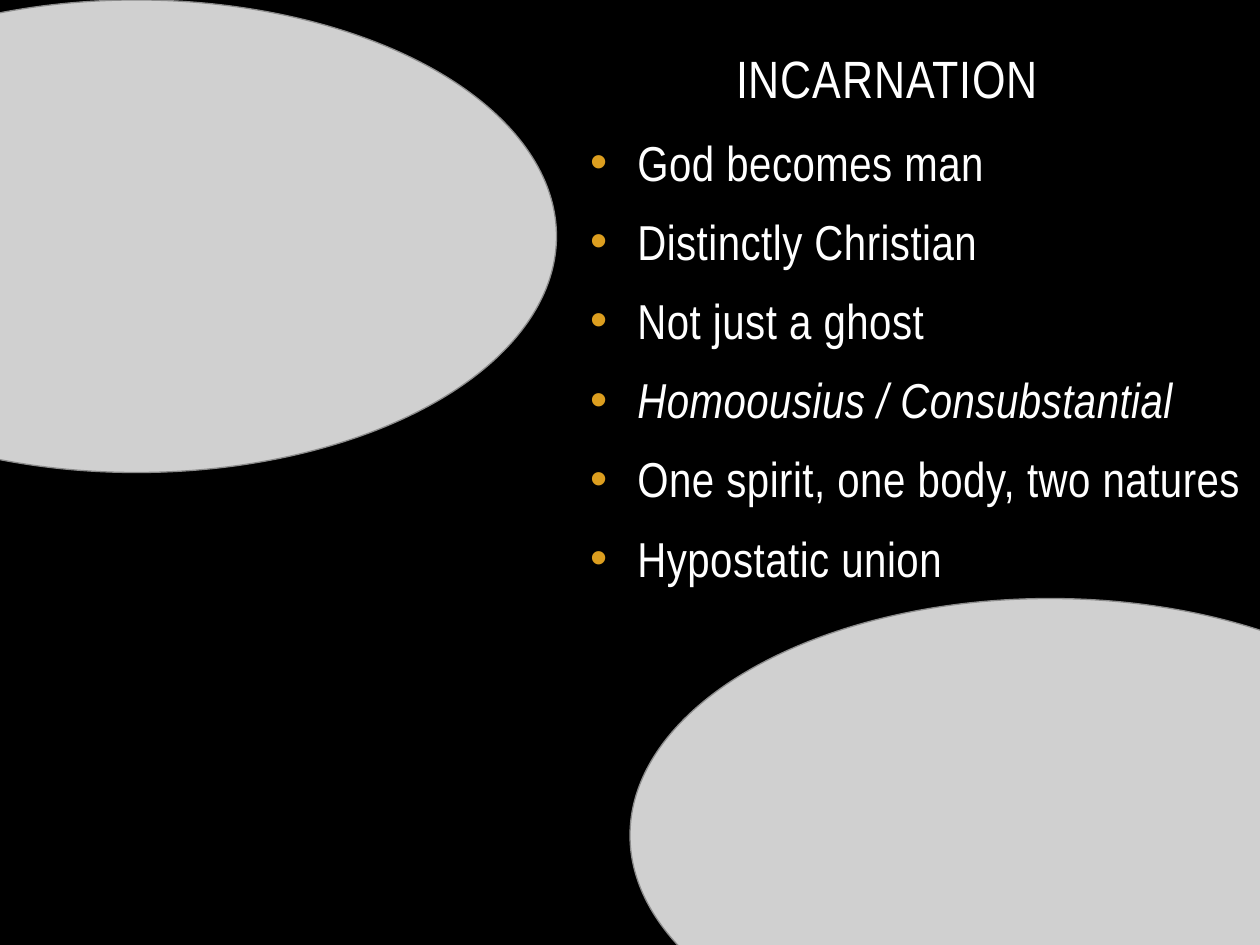
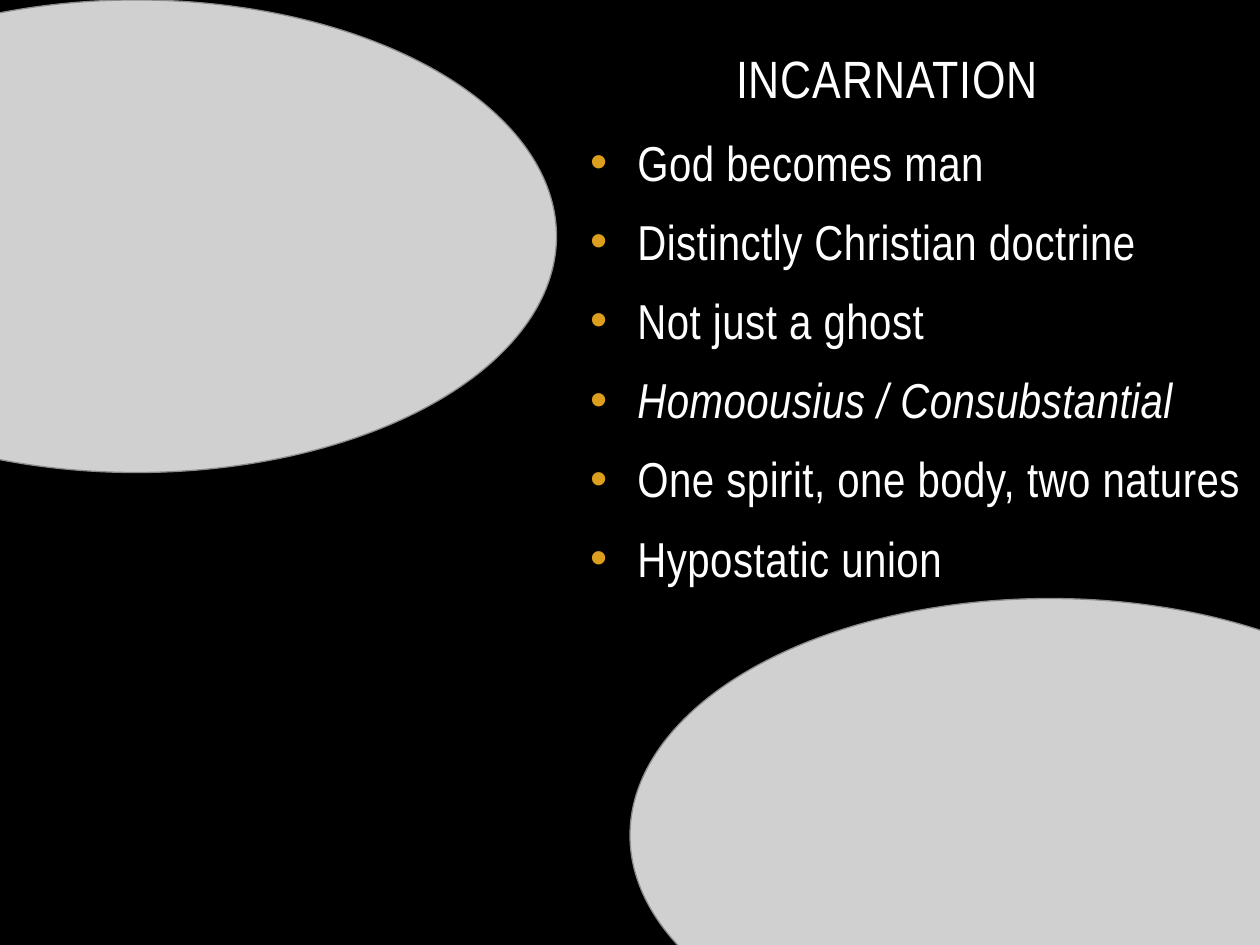
Before and after one commit to chadmyers/junkdrawer, a slide deck: slide 9 of adultconfirmation/theologicalbasics.pptx. Drawn at 1260x945 pixels with LibreOffice and Linux fonts; fonts in the diff are those of the drawing; grey boxes stand for pictures. Boxes give left, top, right and bottom in pixels: in the first picture for what was removed or moved away, otherwise in the second. Text is boxed around its words. In the diff, an @@ line names an element or a change of style, - is before the commit and + after.

```diff
--- a/adultconfirmation/theologicalbasics.pptx
+++ b/adultconfirmation/theologicalbasics.pptx
@@ text at [637, 224, 1135, 269]: text changed @@
-• Distinctly Christian
+• Distinctly Christian doctrine
```
Also in this commit, not shown: 2 other slides changed, 11 slides added.
